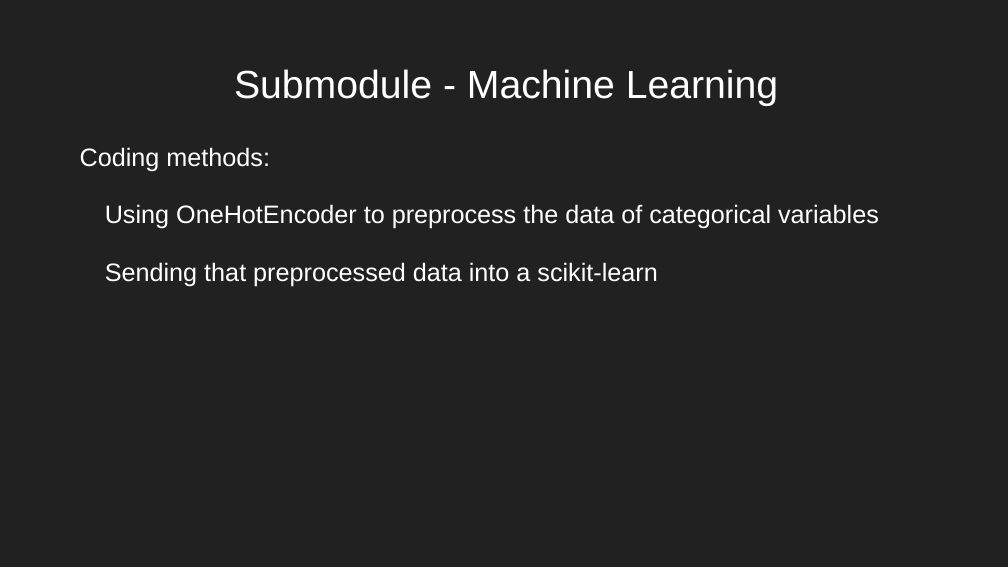
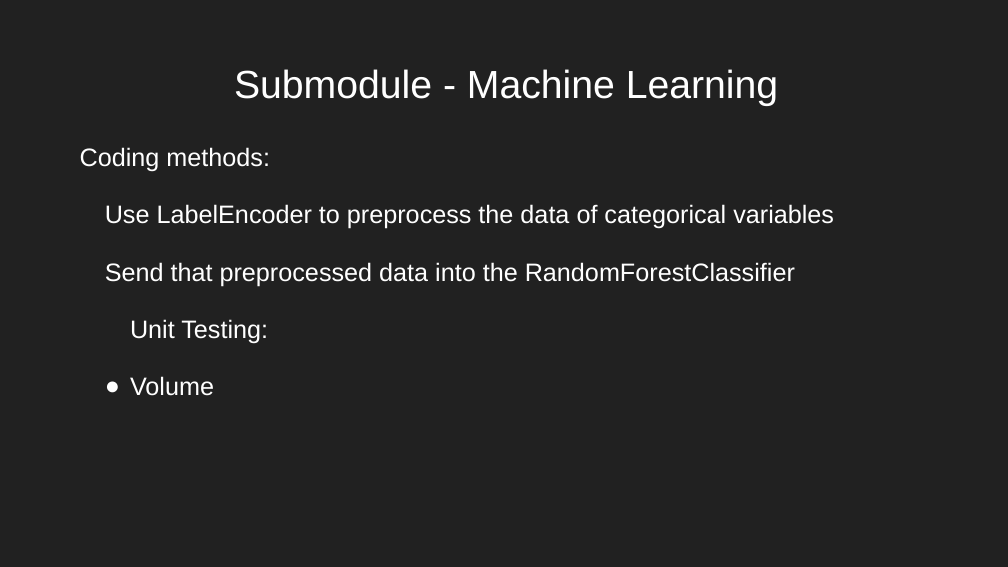
Before and after one commit to nreader72/NostraDomicile, a slide deck: slide 53 of docs/Progress_Reports/NostraDomicile (6).pptx (slide 47 before the commit). Drawn at 1008x567 pixels with LibreOffice and Linux fonts; fonts in the diff are those of the drawing; background and template pictures are left out. Boxes give left, top, right and bottom in pixels: in the first picture for what was removed or moved away, otherwise in the second. Text is boxed around its words. In the diff, an @@ line names an element or a change of style, - is before the commit and + after.

```diff
--- a/docs/Progress_Reports/NostraDomicile (6).pptx
+++ b/docs/Progress_Reports/NostraDomicile (6).pptx
@@ text at (105,204,834,396): text changed @@
-Using OneHotEncoder to preprocess the data of categorical variables
-Sending that preprocessed data into a scikit-learn
+Use LabelEncoder to preprocess the data of categorical variables
+Send that preprocessed data into the RandomForestClassifier
+Unit Testing:
+● Volume
```
Also in this commit, not shown: 9 other slides changed, 4 slides added, 3 slides removed.
